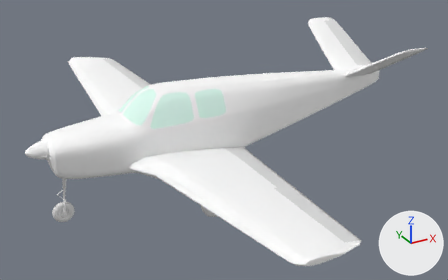
The Blender file Blender/beech35.blend, before and after one commit.
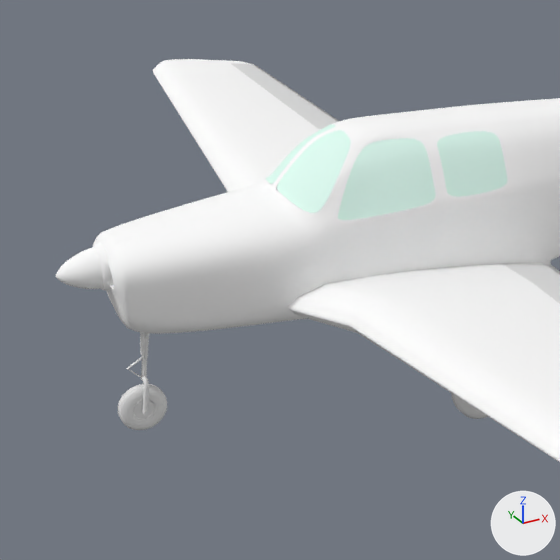
Each version is shown whole from a camera (50 mm lens) standing at (-1.58, -9.66, 4.29) and looking at (3.66, -0.12, -0.48), then close up on the part from 0% to 56% of the width and 11% to 100% of the height. The lights are fixed; the arrows at lower right show +X, +Y and +Z.

Script lines for the objects in view, before the commit:
```python
me_circle_004 = bpy.data.meshes.new('Circle.004')
me_circle_004.from_pydata(...)  # 18 vertices, 10 faces; spans x -0.772..-0.266, y 0.027..0.474, z -0.793..-0.218
me_circle_004.polygons.foreach_set('use_smooth', [True] * 10)
me_circle_004.materials.append(mat_glass)  # white #e2fff5
me_circle_010 = bpy.data.meshes.new('Circle.010')
me_circle_010.from_pydata(...)  # 40 vertices, 28 faces; spans x 0.57..1.26, y -0.17..0.21, z 0.56..2.67
me_circle_010.polygons.foreach_set('use_smooth', [True] * 28)
me_circle_013 = bpy.data.meshes.new('Circle.013')
me_circle_013.from_pydata(...)  # 14 vertices, 6 faces; spans x 0.28..0.9, y 0.09..0.43, z -4.63..-2.67
me_circle_013.polygons.foreach_set('use_smooth', [True] * 6)
ob_leftflap = bpy.data.objects.new('leftflap', me_circle_010)
ob_leftflap.location = (2.618, 0.0, -0.411)
ob_leftflap.rotation_euler = (1.571, 0.0, 0.0)  # degrees (90, 0, 0)
_m = ob_leftflap.modifiers.new('Subsurf', 'SUBSURF')
_m.subdivision_type = 'SIMPLE'
_m = ob_leftflap.modifiers.new('EdgeSplit', 'EDGE_SPLIT')
_m.use_edge_angle = False
ob_rightaileron = bpy.data.objects.new('rightaileron', me_circle_013)
ob_rightaileron.location = (2.618, 0.0, -0.411)
ob_rightaileron.rotation_euler = (1.571, 0.0, 0.0)  # degrees (90, 0, 0)
_m = ob_rightaileron.modifiers.new('Subsurf', 'SUBSURF')
_m.subdivision_type = 'SIMPLE'
_m = ob_rightaileron.modifiers.new('EdgeSplit', 'EDGE_SPLIT')
_m.use_edge_angle = False
ob_windshield = bpy.data.objects.new('windshield', me_circle_004)
ob_windshield.location = (2.502, 0.0, 0.0)
ob_windshield.rotation_euler = (0.0, 1.571, 0.0)  # degrees (0, 90, 0)
_m = ob_windshield.modifiers.new('Mirror', 'MIRROR')
_m.use_axis = (False, True, False)
_m = ob_windshield.modifiers.new('Subsurf', 'SUBSURF')
_m = ob_windshield.modifiers.new('EdgeSplit', 'EDGE_SPLIT')
# also in view: 'wing' at (2.75, 0.0, -0.26); 'NGChassis' at (0.55, 0.0, -0.86); 'nosecone' at (0.17, 0.0, 0.0); 'NoseGear' at (0.52, 0.01, -1.24); 'fuselage' at (3.94, 0.0, 0.05)
```
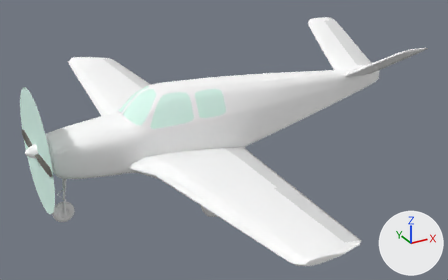
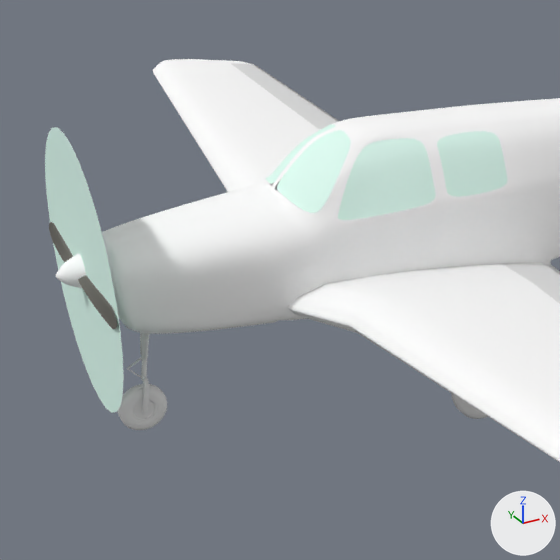
Changed parts and their boxes [x1, y1, x2, y2] in the close-ups (560 x 560 px):
'propdisk', added: after [45, 127, 124, 413]
'propeller', added: after [49, 222, 117, 329]

Patch to the scene script:
```diff
--- a/Blender/beech35.blend.py
+++ b/Blender/beech35.blend.py
@@ mat_ac3dmat0_001 @@
+mat_ac3dmat0_001 = diffuse_material('ac3dmat0.001')
+mat_ac3dmat0_001.base_color = (0.153, 0.149, 0.133)  # dark grey #6d6c66
@@ mat_prop @@
+mat_prop = diffuse_material('prop')
+mat_prop.base_color = (0.76, 1.0, 0.914)  # white #e2fff5
@@ me_propeller @@
+me_propeller.from_pydata(...)  # 26 vertices, 32 faces; spans x 0.13..0.24, y -1.1..1.1, z -0.1..0.1
+me_propeller.polygons.foreach_set('use_smooth', [True] * 32)
+me_propeller.materials.append(mat_ac3dmat0_001)  # dark grey #6d6c66
@@ me_circle_016 @@
+me_circle_016.from_pydata(...)  # 32 vertices, 1 face; spans x -1.07..1.07, y -1.07..1.07, z 0.0
+me_circle_016.materials.append(mat_prop)  # its picture is missing
@@ ob_propeller @@
+ob_propeller = bpy.data.objects.new('propeller', me_propeller)
+ob_propeller.location = (0.0, 0.0, 0.0)
+ob_propeller.show_transparent = True
+_m = ob_propeller.modifiers.new('EdgeSplit', 'EDGE_SPLIT')
+_m = ob_propeller.modifiers.new('Subsurf', 'SUBSURF')
@@ ob_propdisk @@
+ob_propdisk = bpy.data.objects.new('propdisk', me_circle_016)
+ob_propdisk.location = (0.202, 0.0, 0.0)
+ob_propdisk.rotation_euler = (0.0, 1.571, 0.0)  # degrees (0, 90, 0)
```
